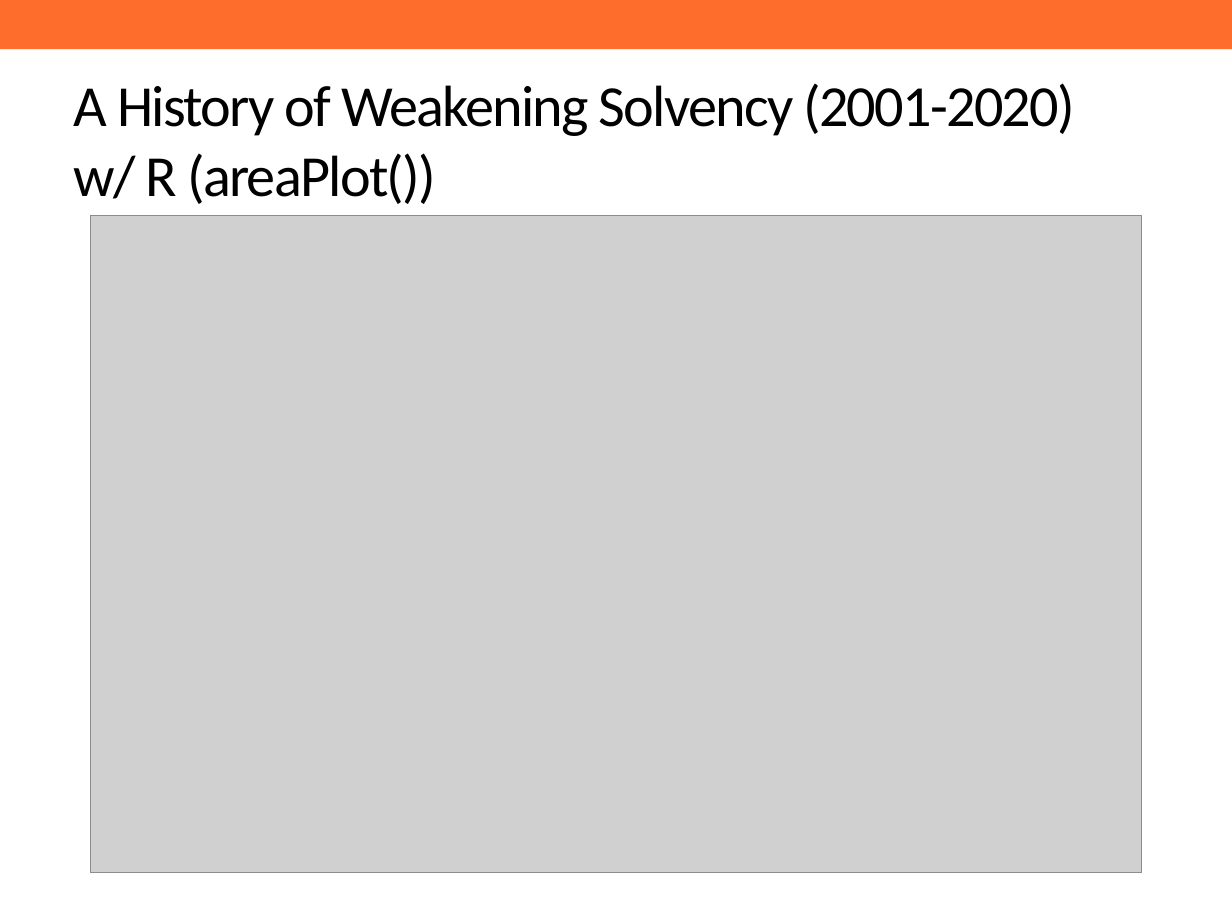
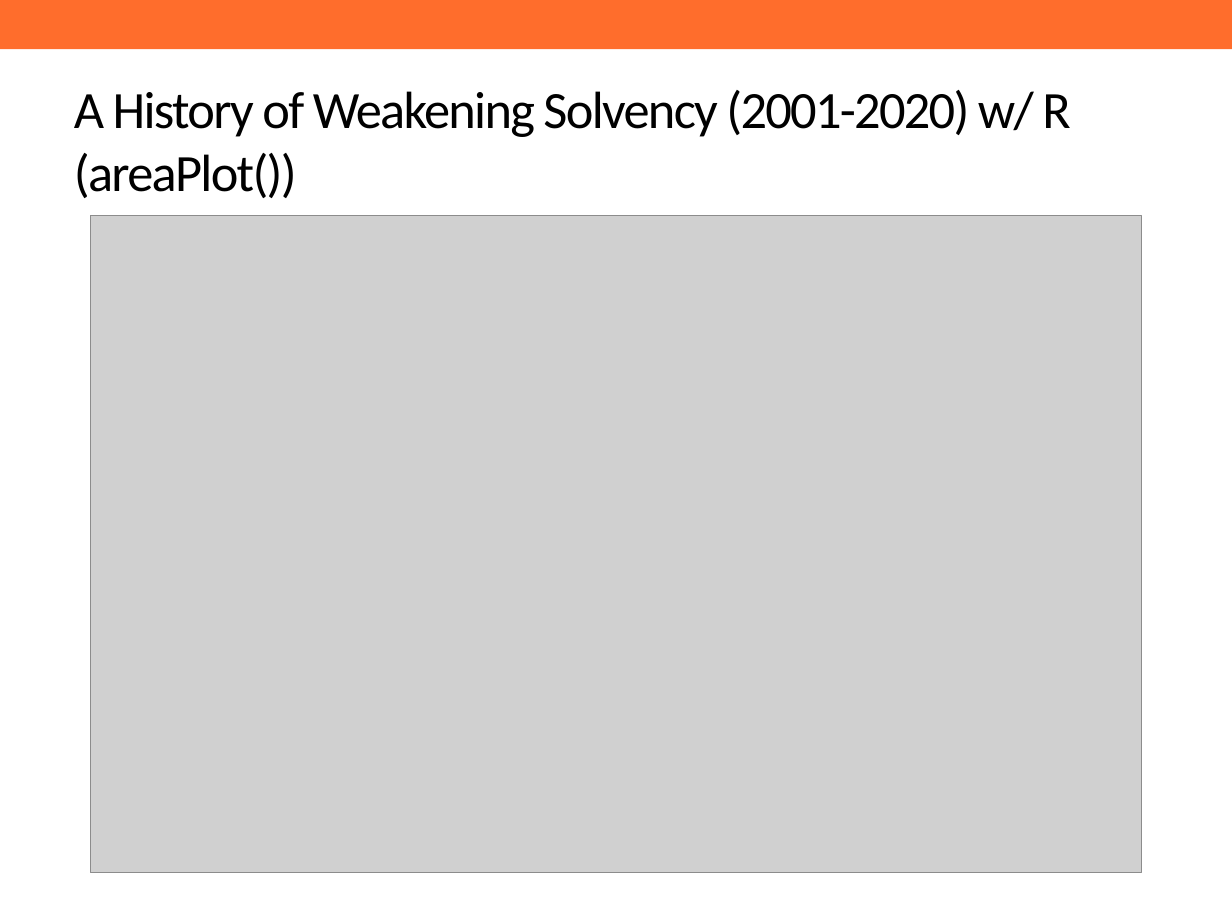
Before and after one commit to ReasonFoundation/GraphicsR, a slide deck: slide 3 of DeckUpdate/SamplePPT.pptx. Drawn at 1232x924 pixels with LibreOffice and Linux fonts; fonts in the diff are those of the drawing; grey boxes stand for pictures; background and template pictures are left out. Boxes give left, top, right and bottom in pixels: in the first picture for what was removed or moved away, otherwise in the second. Text is boxed around its words. In the diff, an @@ line names an element or a change of style, - is before the commit and + after.

```diff
--- a/DeckUpdate/SamplePPT.pptx
+++ b/DeckUpdate/SamplePPT.pptx
@@ title "A History of Weakening Solvency ..." at (x1=74, y1=90, x2=1070, y2=198): size 34 to 30.6 pt @@
```
Also in this commit, not shown: 7 other slides changed, 1 slide added.
